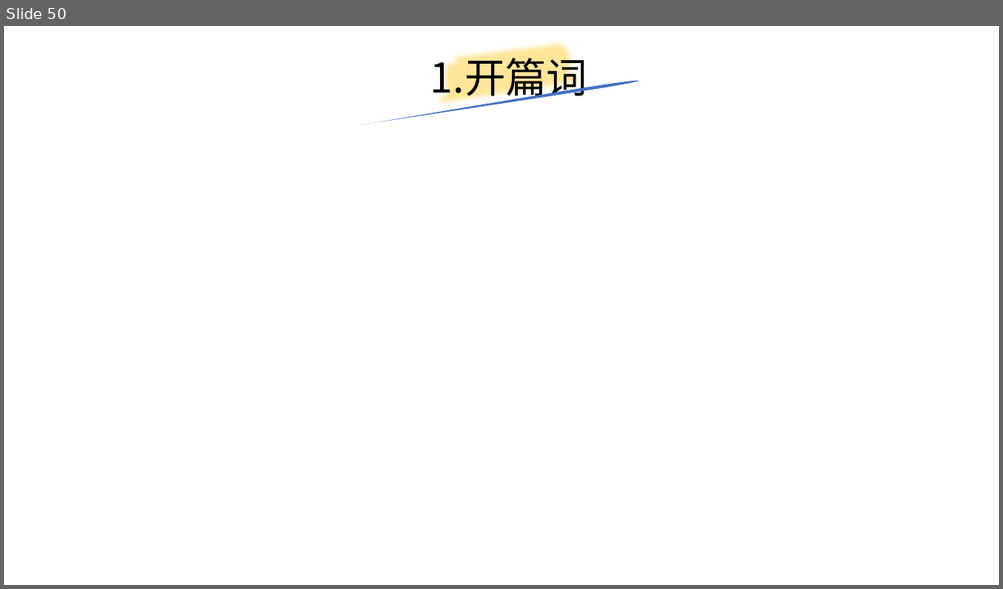
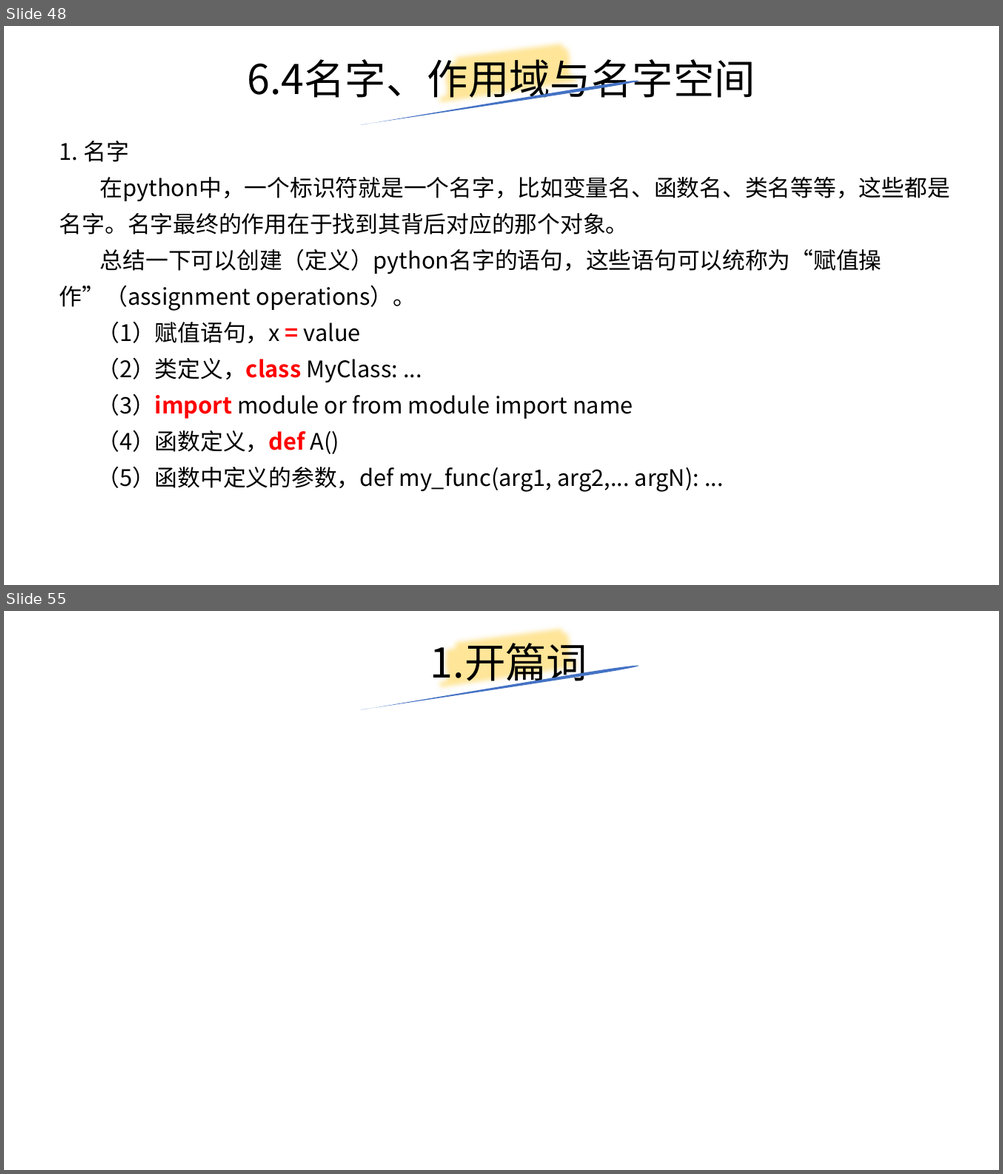
Before and after one commit to yiwenliu/CorePython, a slide deck: PPT/CorePython.pptx. Shown one above the other, each under a label of ours: slide 50 before the commit, slides 48 and 55 after it; the slides between them are not shown. The pictures are 1003x589 and 1003x1174 pixels, drawn with LibreOffice and Linux fonts; fonts in the diff are those of the drawing. Boxes give left, top, right and bottom in pixels: in the first picture for what was removed or moved away, otherwise in the second. Text is boxed around its words. In the diff, an @@ line names an element or a change of style, - is before the commit and + after.

```diff
--- a/PPT/CorePython.pptx
+++ b/PPT/CorePython.pptx
@@ slide 48 added at [4,26,999,585], background #FFFFFF @@
@@ freeform shape added at [434,26,586,124], outline #FFE699 16 pt @@
@@ title added at [247,53,755,104], 39.6 pt, text #000000 @@
+6.4名字、作用域与名字空间
@@ freeform shape added at [359,79,640,124], fill #4472C4 @@
@@ text added at [60,141,950,492], 22 pt, text #000000 @@
+1. 名字
+在python中，一个标识符就是一个名字，比如变量名、函数名、类名等等，这些都是名字。名字最终的作用在于找到其背后对应的那个对象。
+总结一下可以创建（定义）python名字的语句，这些语句可以统称为“赋值操作”（assignment operations）。
+  （1）赋值语句，x = value
+  （2）类定义，class MyClass: ...
+  （3）import module or from module import name
+  （4）函数定义，def A()
+  （5）函数中定义的参数，def my_func(arg1, arg2,... argN): ...
@@ what was slide 50 is now slide 55 @@
```
Also in this commit, not shown: 2 slides changed, 4 other slides added, 1 other file.
